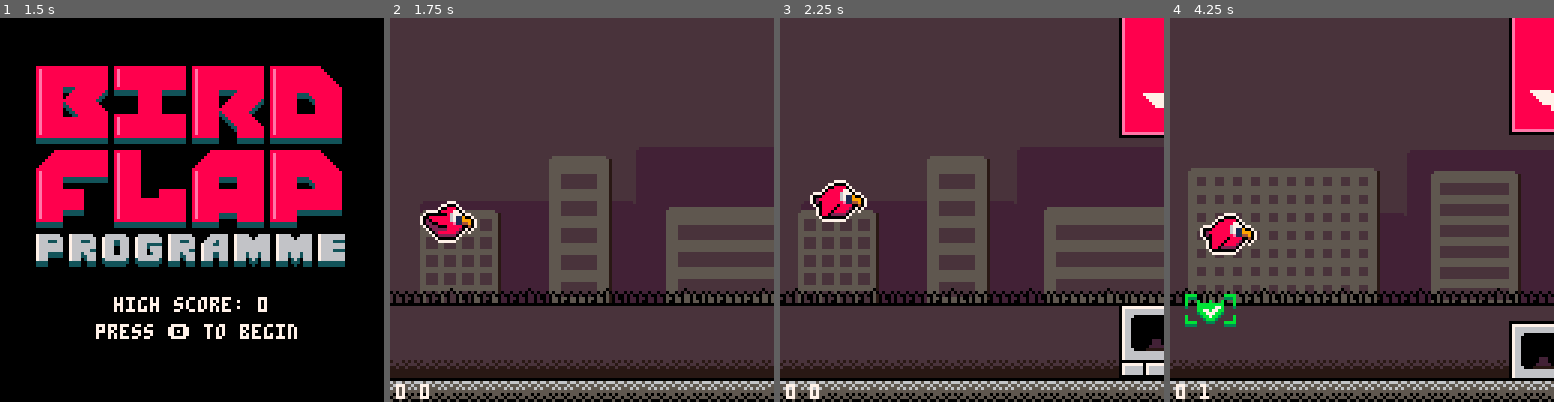
Above: before the commit, frames 1-4 (left to right).
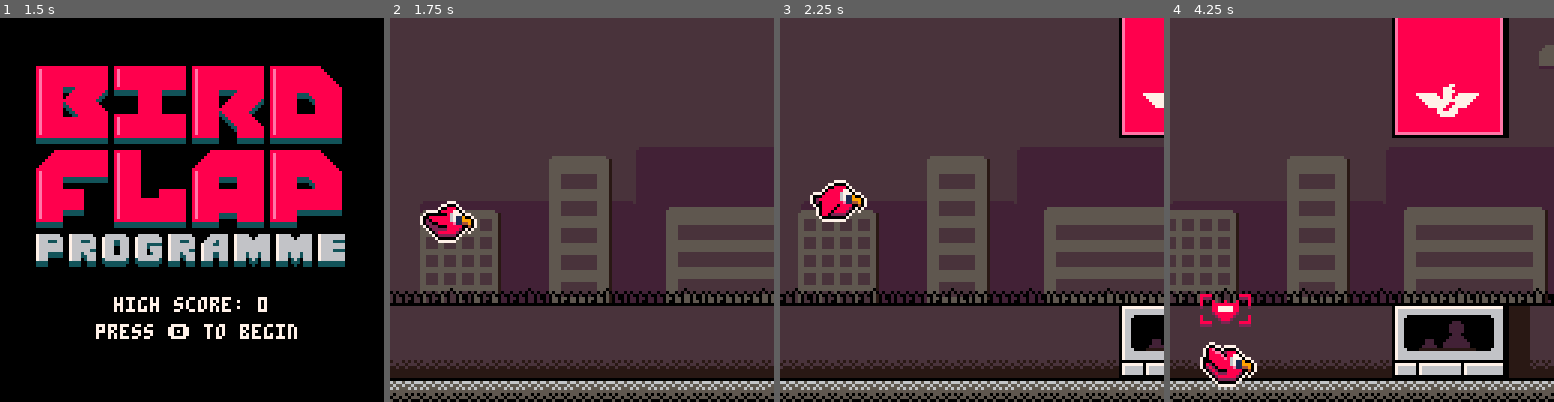
Above: after the commit, the same moments.

Repository: pixelrip/flappy
Game: PICO-8 cartridge flappy.p8
Two runs of this game, one before a commit and one after it. Both use one fixed random seed, a clock stepped at 60 frames per second and the inputs below.
Inputs:
- Up to frame 1 (1.5 s): tap X (X key) at 0.33, 1.07 s; tap O (Z key) at 0.7 s
- Up to frame 2 (1.75 s): hold Right from 1.6 s (still down); tap O (Z key) at 1.7 s
- Up to frame 3 (2.25 s): tap X (X key) at 1.85 s; release Right at 2.1 s; tap O (Z key) at 2.1 s; hold Up from 2.15 s (still down)
- Up to frame 4 (4.25 s): release Up at 2.42 s; hold Right 2.47-3.03 s; tap O (Z key) every 0.4 s from 2.5 to 4.1 s; tap X (X key) at 2.97, 4.08 s; hold Left 3.08-3.58 s; hold Down 3.63-3.97 s; hold Right from 4.02 s (still down)

Frame 1 is identical in both runs. In frame 2, 0.1% of the frame differs, in the area x 1-11%, y 95-100%; in frame 3, 0.1%; in frame 4, 46%, in the area x 0-100%, y 0-100%.

Commit message:
end game transition

Diff:
--- a/src/game.lua
+++ b/src/game.lua
@@ -45,6 +45,7 @@
 
     -- Overall game speed (not effected by diffculty spikes)
     get_speed = function(self)
+        if current_state != states.playing then return 0 end --smelly
         return min(MAX_SPEED, SPEED_INCREASE_RATE * self.base_difficulty + (1 - SPEED_INCREASE_RATE))
     end,
 
--- a/src/states.lua
+++ b/src/states.lua
@@ -1,6 +1,8 @@
 current_state = nil
 
 states = {}
+
+states.DEBUG = false
 
 states.title = {
     anim_timer = 0,
@@ -95,19 +97,26 @@
         gates:draw()
         player:draw()
         stamps:draw()
-        print(game.score, 2, 122, 7)
-        print(#stamps.list, 10, 122, 7)
+
+        if self.DEBUG then
+            print(game.score, 2, 122, 7)
+            print(#stamps.list, 10, 122, 7)
+        end
     end
 }
 
 states.game_over = {
     new_high_score = false,
+    transition_timer = 0,
+    transitioning = true,
 
     init = function(self)
         sfx(1) -- hit sound
         sfx(3) -- game_over
 
-        stamps:create(player, "approved")
+        self.transitioning = true
+
+        stamps:create(player, "denied")
 
         if game.score > game.high_score then
             game.high_score = game.score
@@ -117,26 +126,37 @@
     end,
 
     update = function(self)
-        if input:onpress(4) then
-            switch_state(states.playing)
+        stamps:update()
+        if self.transition_timer <= 30 then
+            self.transition_timer += 1
+        else
+            self.transitioning = false
+            if input:onpress(4) then
+                switch_state(states.playing)
+            end
         end
     end,
 
     draw = function(self)
         cls(15)
+
         clouds:draw()
         buildings:draw()
         floor:draw()
         gates:draw()
         player:draw()
+        stamps:draw()
 
-        font:print("game over", 14, 56)
-        print_centered("glory to arstotzka", 40, 7, "\^oaff")
+        if not self.transitioning then
+            font:print("game over", 14, 56)
+            print_centered("glory to arstotzka", 40, 7, "\^oaff")
 
-        if self.new_high_score then
-            print_centered("new high score: "..game.score, 70, 7, "\^obe0")
-        else
-            print_centered("your score: "..game.score, 70, 7, "\^obe0")
+            if self.new_high_score then
+                print_centered("new high score: "..game.score, 70, 7, "\^obe0")
+            else
+                print_centered("your score: "..game.score, 70, 7, "\^obe0")
+                print_centered("high score: "..game.high_score, 80, 7, "\^obe0")
+            end
         end
     end
 }
Not shown, changed: the sound effects (__sfx__) section of flappy.p8
